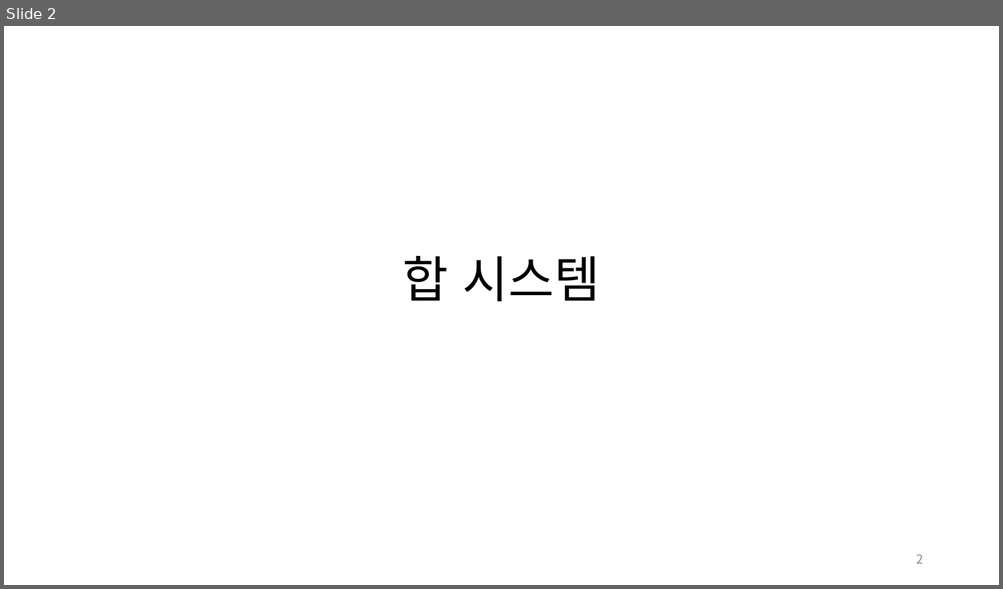
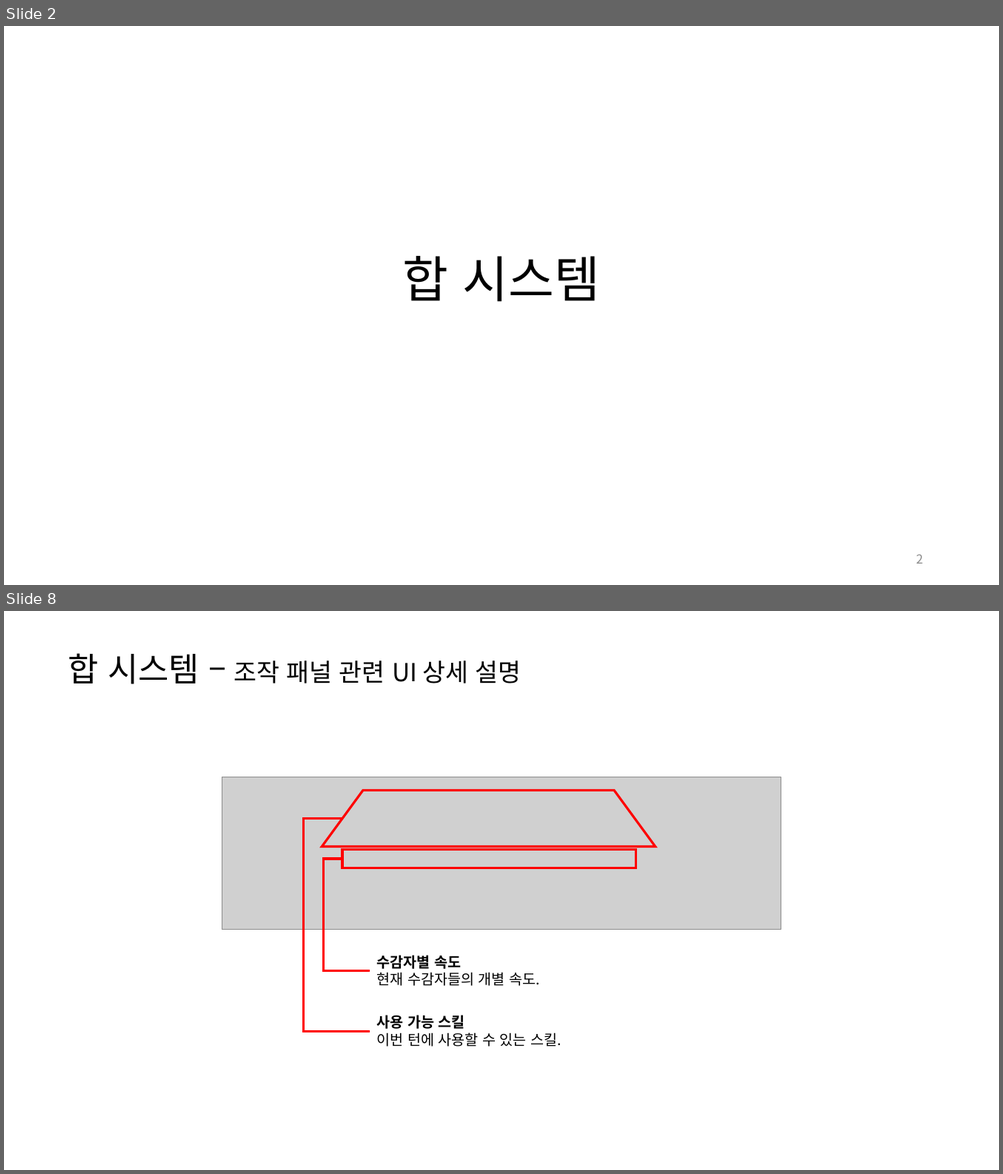
Before and after one commit to yjk0401/unityenginebasic_9th, a slide deck: 기획/림버스 컴퍼니/Limbus Company 합 시스템 역 기획서-윤정근.pptx. Shown one above the other, each under a label of ours: slide 2 before the commit, slides 2 and 8 after it; the slides between them are not shown. The pictures are 1003x589 and 1003x1174 pixels, drawn with LibreOffice and Linux fonts; fonts in the diff are those of the drawing; grey boxes stand for pictures. Boxes give left, top, right and bottom in pixels: in the first picture for what was removed or moved away, otherwise in the second. Text is boxed around its words. In the diff, an @@ line names an element or a change of style, - is before the commit and + after.

```diff
--- a/기획/림버스 컴퍼니/Limbus Company 합 시스템 역 기획서-윤정근.pptx
+++ b/기획/림버스 컴퍼니/Limbus Company 합 시스템 역 기획서-윤정근.pptx
@@ slide 8 added at (x1=4, y1=611, x2=999, y2=1170), background #FFFFFF @@
@@ text added at (x1=68, y1=653, x2=521, y2=684), 24 pt, text #000000 @@
+합 시스템 – 조작 패널 관련 UI 상세 설명
@@ picture added at (x1=222, y1=777, x2=781, y2=930) @@
@@ trapezoid added at (x1=322, y1=790, x2=655, y2=847), outline #FF0000 2.25 pt @@
@@ elbow line added from (343, 818) to (370, 1032), #FF0000 2.25 pt @@
@@ rectangle added at (x1=342, y1=850, x2=635, y2=869), outline #FF0000 2.25 pt @@
@@ elbow line added from (342, 859) to (370, 971), #FF0000 2.25 pt @@
@@ text added at (x1=376, y1=955, x2=540, y2=986), 14 pt, text #000000 @@
+수감자별 속도
+현재 수감자들의 개별 속도.
@@ text added at (x1=376, y1=1015, x2=561, y2=1047), 14 pt, text #000000 @@
+사용 가능 스킬
+이번 턴에 사용할 수 있는 스킬.
```
Also in this commit, not shown: 5 slides changed, 4 other slides added, 1 other file.
